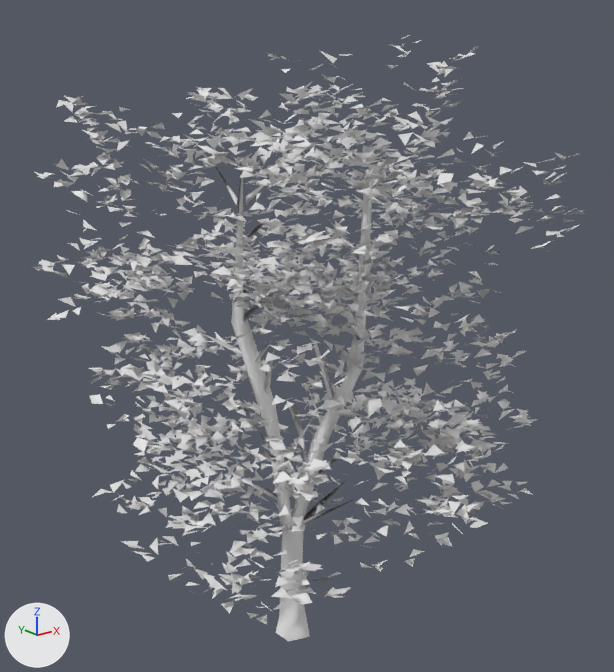
What one commit did to the glTF model public/baked/lafayette-square/trees/linden_american/skeleton-1-lod1.glb.
Both versions are drawn from a camera (50 mm lens) standing at (-9.31, -12.34, 11.35) and looking at (0.11, -0.56, 6.63). The lights are fixed; the arrows at lower left show +X, +Y and +Z. The picture after the commit comes second. Materials are left out; every surface is plain grey. Where no turn or scale is listed for an object, it has been applied to the vertices.

Before the edit, the objects in view are built like this:
```python
me_linden_american_1 = bpy.data.meshes.new('linden_american_1')
me_linden_american_1.from_pydata(...)  # 179 vertices, 147 faces; spans x -1.66..1.57, y -2.22..1.63, z 0.0..9.73
me_linden_american_1.materials.append(mat_treeatlas)
me_linden_american_1_002 = bpy.data.meshes.new('linden_american_1.002')
me_linden_american_1_002.from_pydata(...)  # 13169 vertices, 4675 faces; spans x -4.62..4.68, y -5.37..3.86, z 1.52..11.9
me_linden_american_1_002.materials.append(mat_treeatlas)
ob_linden_american_1 = bpy.data.objects.new('linden_american_1', me_linden_american_1)
ob_linden_american_1.location = (0.0, 0.0, 0.0)
ob_linden_american_1_002 = bpy.data.objects.new('linden_american_1.002', me_linden_american_1_002)
ob_linden_american_1_002.location = (0.0, 0.0, 0.0)
```
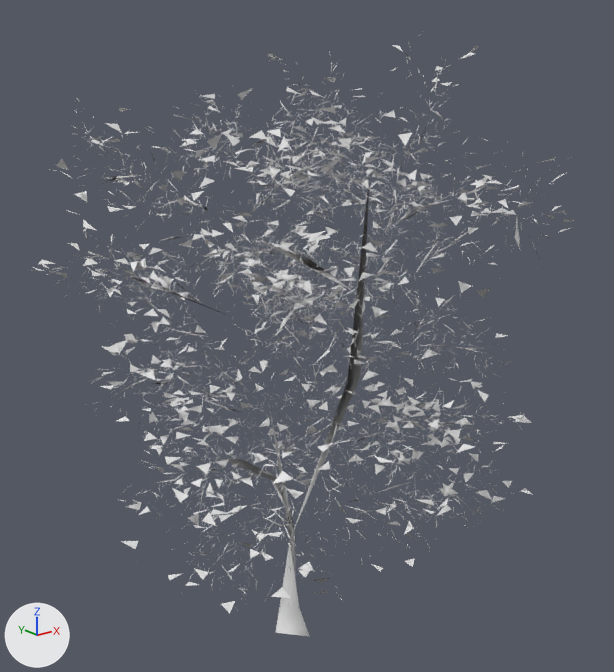
Pixel boxes [x1, y1, x2, y2] of what changed, in the pictures (614 x 672 px; the box of a moved part takes in the faces that stretch with it):
'linden_american_1.002', reshaped: before [33, 35, 585, 625]; after [33, 45, 574, 613]
'linden_american_1', reshaped (199% wider, 27% taller): before [197, 165, 374, 641]; after [35, 31, 566, 637]
part 1 of me_linden_american_1, deleted: before [246, 221, 354, 532]
part 2 of me_linden_american_1, reshaped: before [197, 165, 374, 641]; after [35, 41, 566, 637]
part 3 of me_linden_american_1_002, deleted: before [33, 35, 585, 625]
part 4 of me_linden_american_1_002, cut back: before [40, 112, 566, 340]
part 5 of me_linden_american_1_002, deleted: before [407, 361, 523, 539]
part 6 of me_linden_american_1_002, moved or reshaped: before [242, 547, 259, 558]; after [270, 507, 283, 511]

The change, as a diff of the scene's bpy script:
```diff
--- a/public/baked/lafayette-square/trees/linden_american/skeleton-1-lod1.glb.py
+++ b/public/baked/lafayette-square/trees/linden_american/skeleton-1-lod1.glb.py
@@ me_linden_american_1 @@
 # used by ob_linden_american_1; location = (0.0, 0.0, 0.0)
-me_linden_american_1.from_pydata(...)  # 179 vertices, 147 faces; spans x -1.66..1.57, y -2.22..1.63, z 0.0..9.73
+me_linden_american_1.from_pydata(...)  # 48051 vertices, 59233 faces; spans x -4.24..4.49, y -5.01..3.74, z 0.0..11.96
+# me_linden_american_1 part 1: 10 loose pieces with 33 vertices, spanning x -0.53..1.47, y -1.37..0.43, z 2.42..8.77, are deleted
+# me_linden_american_1 part 2: 142 vertices removed from x -1.66..1.57, y -2.22..1.63, z 0.0..9.73; 48047 vertices added at x -4.24..4.49, y -5.01..3.74, z 0.0..11.96
@@ me_linden_american_1_002 @@
 # used by ob_linden_american_1_002; location = (0.0, 0.0, 0.0)
-me_linden_american_1_002.from_pydata(...)  # 13169 vertices, 4675 faces; spans x -4.62..4.68, y -5.37..3.86, z 1.52..11.9
+me_linden_american_1_002.from_pydata(...)  # 2499 vertices, 833 faces; spans x -4.12..4.65, y -4.99..3.41, z 1.97..11.74
+# me_linden_american_1_002 part 3: 3412 loose pieces with 10630 vertices, spanning x -4.62..4.68, y -5.37..3.86, z 1.52..11.9, are deleted
+# me_linden_american_1_002 part 4: 32 vertices removed from x -3.89..3.43, y -3.66..1.76, z 6.45..10.51; 1 vertex added at x 3.27, y -1.75, z 8.52
+# me_linden_american_1_002 part 5: 11 vertices removed from x 1.14..3.9, y -3.35..-0.35, z 3.03..6.03
+# me_linden_american_1_002 part 6: 4 vertices removed from x -2.56..-2.35, y -2.43..-2.16, z 3.86..3.97; 3 vertices added at x -2.31..-2.02, y -2.8..-2.6, z 4.74..4.81
+# other edits to the shape of me_linden_american_1_002 do not show in these pictures
```
